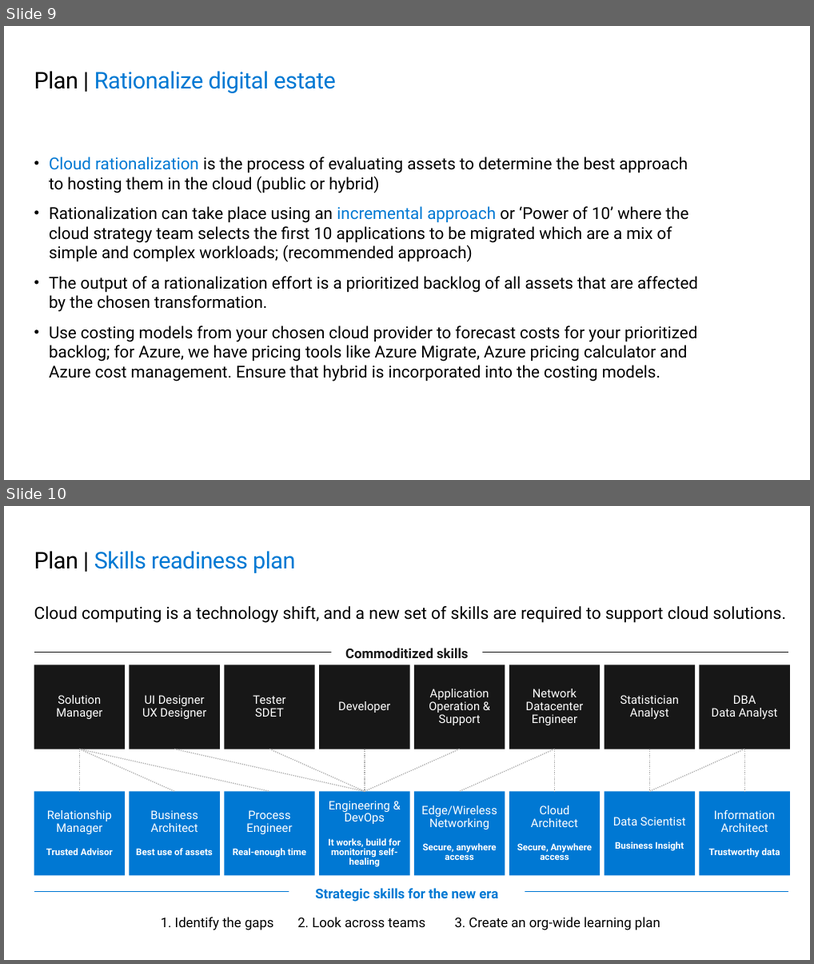
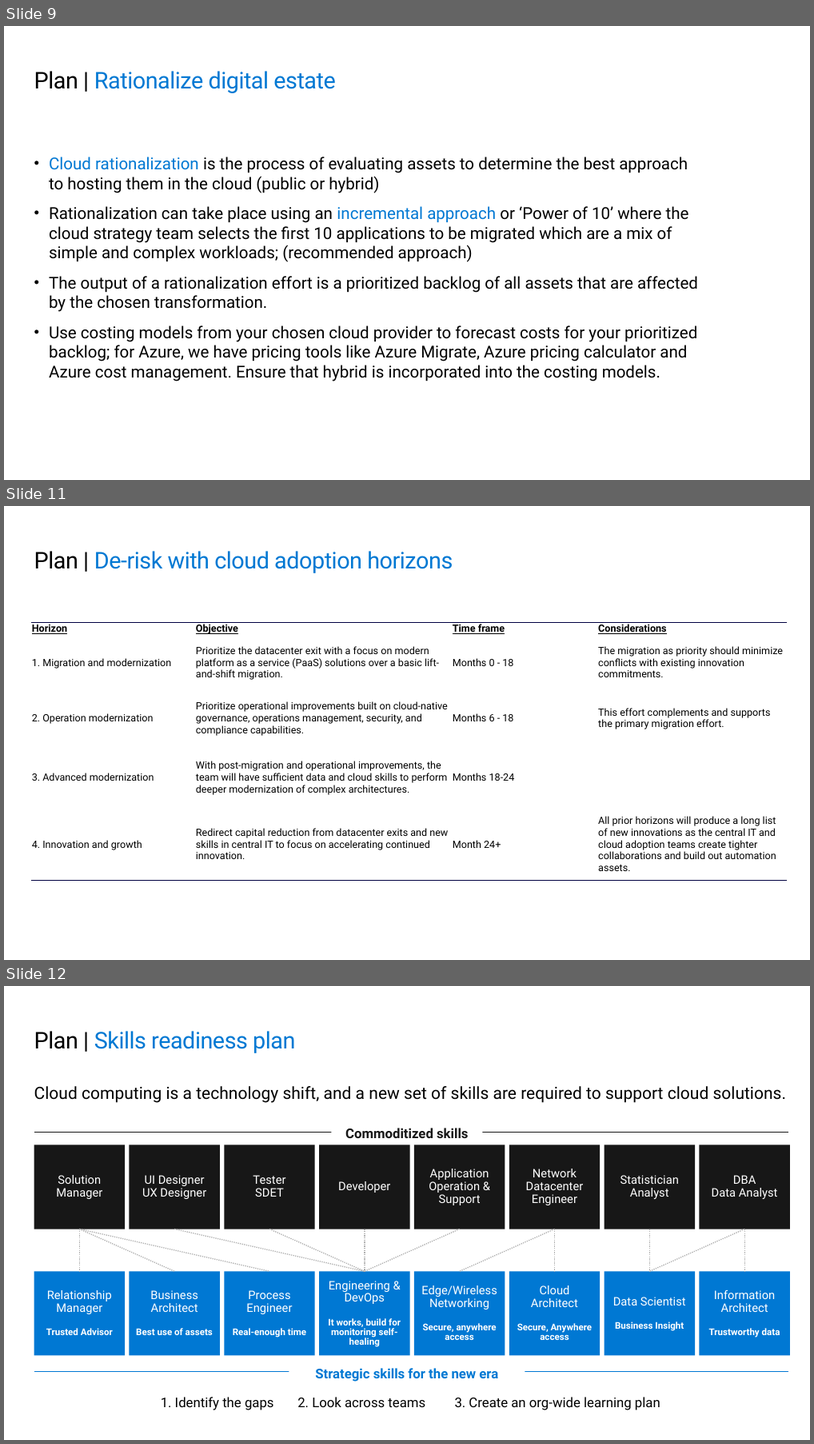
Before and after one commit to vrhovnik/CAF-Expert-Learning-Path, a slide deck: 01-CAF 101/sources/02-CAF-Plan.pptx. Shown one above the other, each under a label of ours: slides 9 and 10 before the commit, slides 9, 11 and 12 after it; the slides between them are not shown. The pictures are 814x964 and 814x1444 pixels, drawn with LibreOffice and Linux fonts; fonts in the diff are those of the drawing; background and template pictures are left out. Boxes give left, top, right and bottom in pixels: in the first picture for what was removed or moved away, otherwise in the second. Text is boxed around its words. In the diff, an @@ line names an element or a change of style, - is before the commit and + after.

```diff
--- a/01-CAF 101/sources/02-CAF-Plan.pptx
+++ b/01-CAF 101/sources/02-CAF-Plan.pptx
@@ slide 11 added at [4, 506, 810, 960], background #FFFFFF @@
@@ title added at [34, 551, 453, 573], 27.4 pt, text #0078D3 @@
+Plan | De-risk with cloud adoption horizons
@@ table added at [31, 623, 787, 880], 5 rows, 4 columns @@
+Horizon | Objective | Time frame | Considerations
+1. Migration and modernization | Prioritize the datacenter exit with a focus on modern platform as a service (PaaS) solutions over a basic lift-and-shift migration. | Months 0 - 18 | The migration as priority should minimize conflicts with existing innovation commitments.
+2. Operation modernization | Prioritize operational improvements built on cloud-native governance, operations management, security, and compliance capabilities. | Months 6 - 18 | This effort complements and supports the primary migration effort.
+3. Advanced modernization | With post-migration and operational improvements, the team will have sufficient data and cloud skills to perform deeper modernization of complex architectures. | Months 18-24 | 
+4. Innovation and growth | Redirect capital reduction from datacenter exits and new skills in central IT to focus on accelerating continued innovation. | Month 24+ | All prior horizons will produce a long list of new innovations as the central IT and cloud adoption teams create tighter collaborations and build out automation assets.
@@ what was slide 10 is now slide 12 @@
```
Also in this commit, not shown: 1 other slide added.
